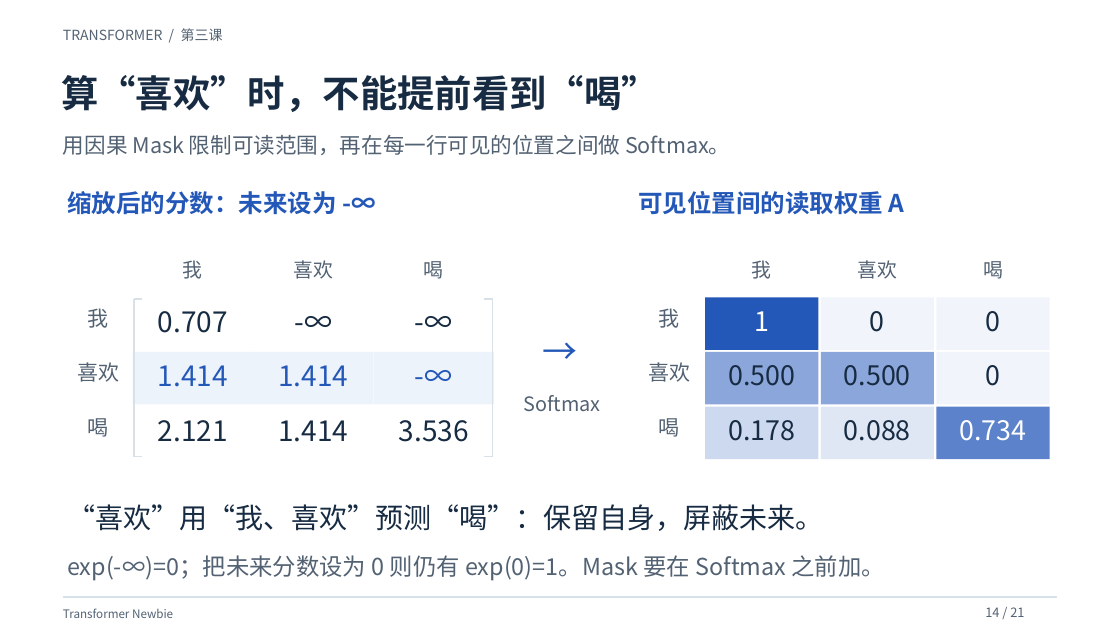
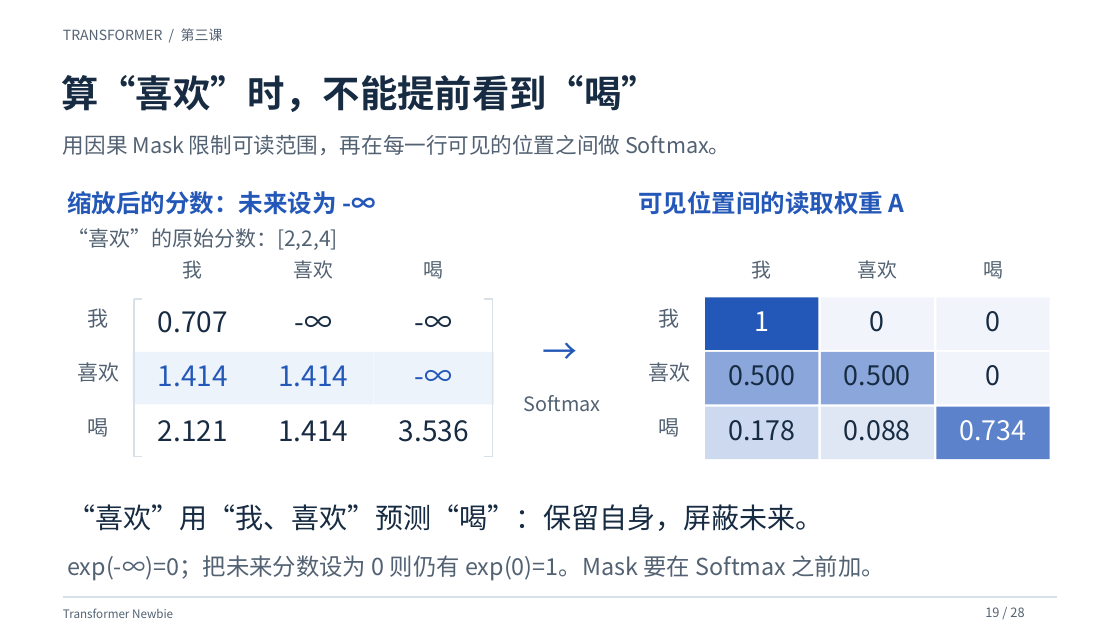
Before and after one commit to yangzy723/Transformer-Newbie, a slide deck: slide 19 of class3/class3_attention.pptx (slide 14 before the commit). Drawn at 1120x630 pixels with LibreOffice and Linux fonts; fonts in the diff are those of the drawing. Boxes give left, top, right and bottom in pixels: in the first picture for what was removed or moved away, otherwise in the second. Text is boxed around its words. In the diff, an @@ line names an element or a change of style, - is before the commit and + after.

```diff
--- a/class3/class3_attention.pptx
+++ b/class3/class3_attention.pptx
@@ text added at (67,228,338,250), 18 pt, text #536273 @@
+“喜欢”的原始分数：[2,2,4]
@@ text at (985,607,1024,617): text changed @@
-14 / 21
+19 / 28
```
Also in this commit, not shown: 18 other slides changed, 9 slides added, 2 slides removed, 36 other files.
